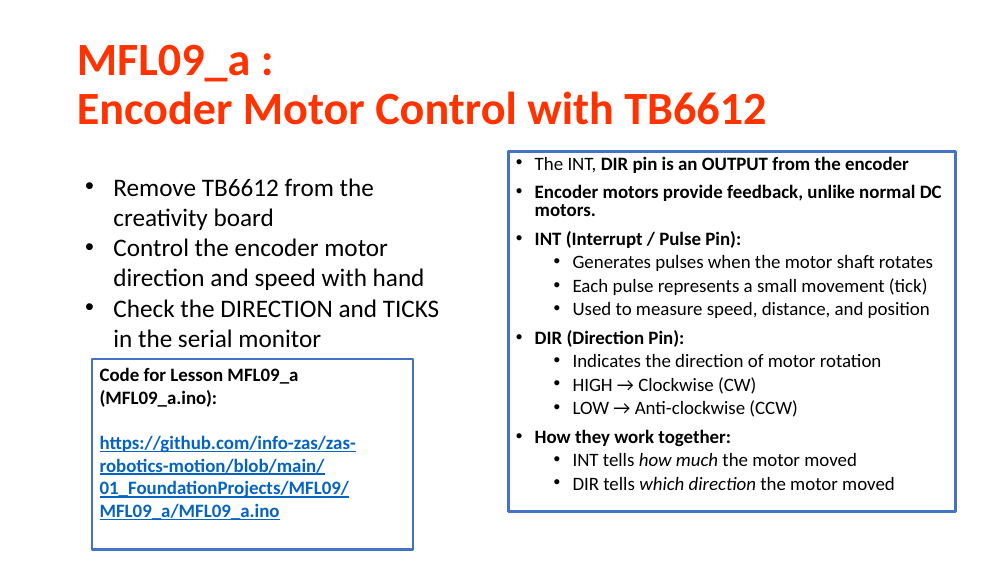
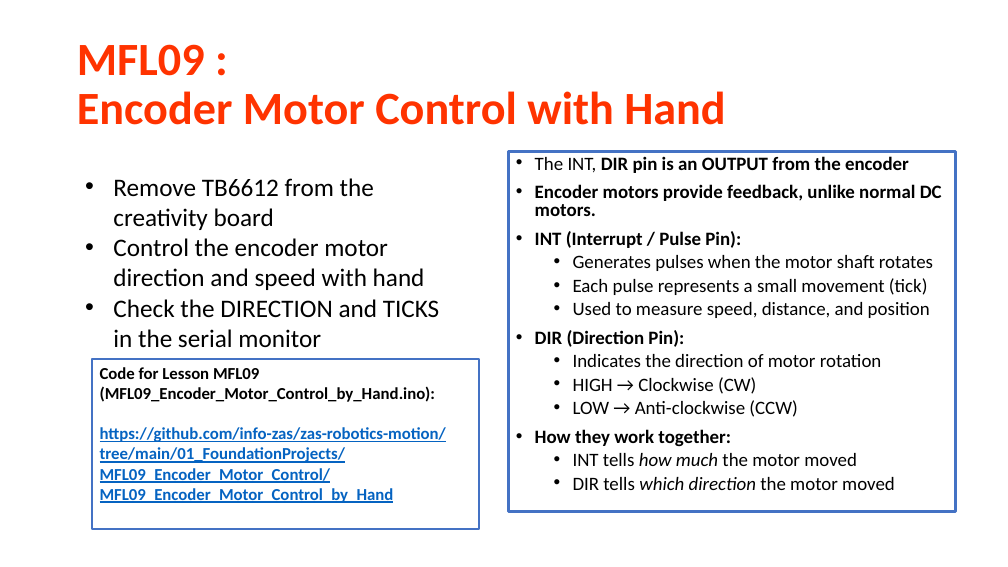
Before and after one commit to info-zas/zas-robotics-motion, a slide deck: slide 6 of 01_FoundationProjects/MFL09_Encoder_Motor_Control/MFL09_Encoder_Motor_Control.pptx. Drawn at 1008x567 pixels with LibreOffice and Linux fonts; fonts in the diff are those of the drawing. Boxes give left, top, right and bottom in pixels: in the first picture for what was removed or moved away, otherwise in the second. Text is boxed around its words. In the diff, an @@ line names an element or a change of style, - is before the commit and + after.

```diff
--- a/01_FoundationProjects/MFL09_Encoder_Motor_Control/MFL09_Encoder_Motor_Control.pptx
+++ b/01_FoundationProjects/MFL09_Encoder_Motor_Control/MFL09_Encoder_Motor_Control.pptx
@@ title at box(77, 44, 725, 125): text changed @@
-MFL09_a :
-Encoder Motor Control with TB6612
+MFL09 :
+Encoder Motor Control with Hand
@@ rectangle "Code for Lesson MFL09 (MFL09_Encoder_Motor_Control_by_Hand.i ...": place and size @@
-rectangle "Code for Lesson MFL09 (MFL09_Encoder_Motor_Control_by_Hand.i ..." at box(92, 359, 414, 550)
+rectangle "Code for Lesson MFL09 (MFL09_Encoder_Motor_Control_by_Hand.i ..." at box(92, 359, 479, 530)
@@ text in rectangle at box(100, 367, 446, 503): text changed; size 18 to 16 pt @@
-Code for Lesson MFL09_a (MFL09_a.ino):
-https://github.com/info-zas/zas-robotics-motion/blob/main/01_FoundationProjects/MFL09/MFL09_a/MFL09_a.ino
+Code for Lesson MFL09 (MFL09_Encoder_Motor_Control_by_Hand.ino):
+https://github.com/info-zas/zas-robotics-motion/tree/main/01_FoundationProjects/MFL09_Encoder_Motor_Control/MFL09_Encoder_Motor_Control_by_Hand
```
Also in this commit, not shown: 2 other slides changed, 15 other files.
